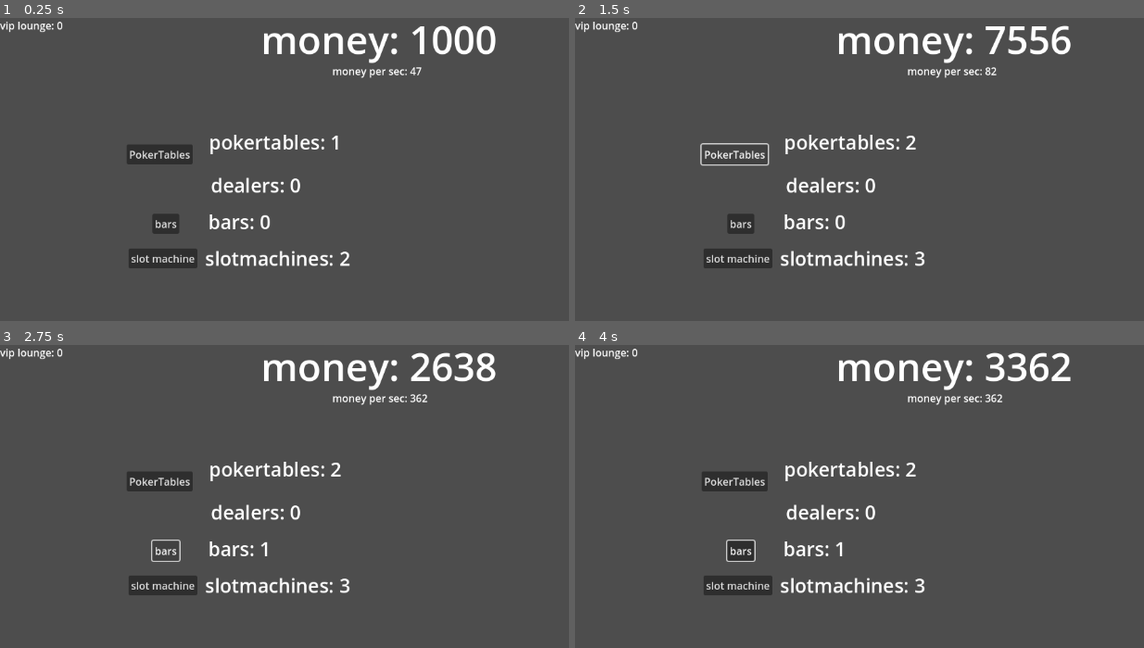
Above: before the commit, frames 1-4 (two rows, left to right).
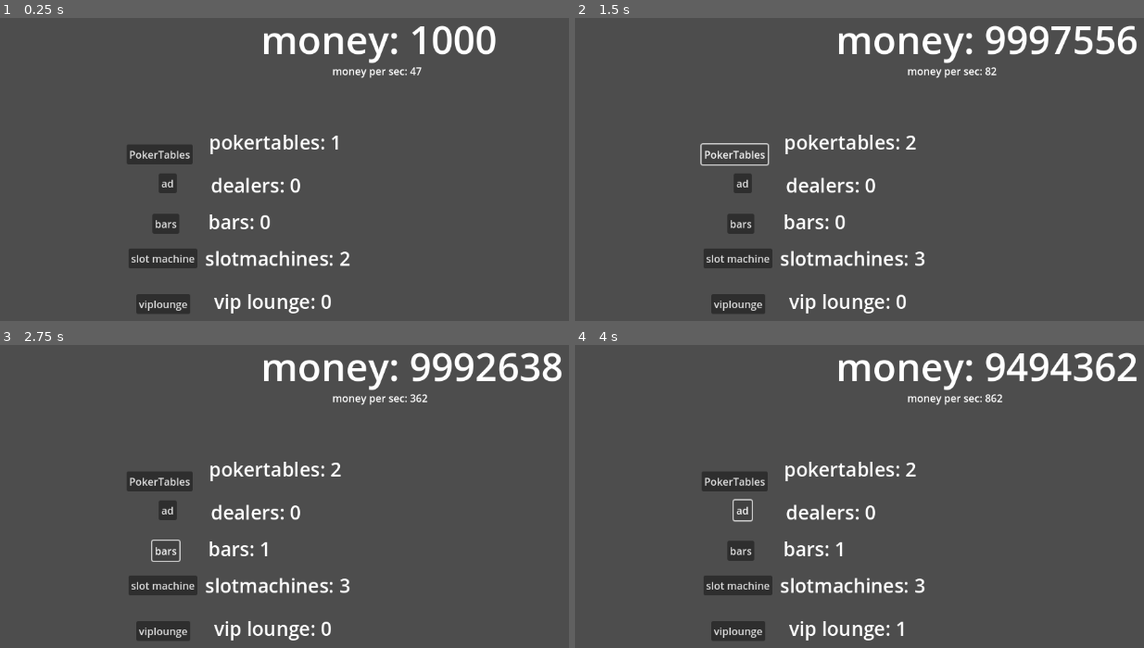
Above: after the commit, the same moments.

Repository: newdevtoo/you-are-the-casino
Game: Godot game, scene res://scenes/playing/playing.tscn
The game is run twice, just before and just after one commit, with the same random seed, the same clock (stepped at 60 frames per second) and the same inputs. The project has no main scene, so this scene is started directly.
Inputs (mouse positions are in pixels of both pictures, inside the frame that each line leads up to):
- Up to frame 1 (0.25 s): no input
- Up to frame 2 (1.5 s): click "slot machine" at 0.5 s; click "PokerTables" at 1.25 s
- Up to frame 3 (2.75 s): click "bars" at 2 s
- Up to frame 4 (4 s): click (740, 629) at 2.75 s, where only the run after the commit has a clickable "viplounge"; click (740, 511) at 3.5 s, where only the run after the commit has a clickable "ad"

The runs differ from the first frame. In frame 1, 1.3% of the frame differs, in the area x 0-59%, y 1-98%; in frame 2, 2.5%; in frame 3, 2.5%; in frame 4, 2.5%, in the area x 0-99%, y 1-98%.
Error after the commit: Invalid call. Nonexistent function 'hide' in base 'Timer'. (res://scenes/playing/playing.gd:73)

Commit message:
added base ad button and vip lounge
and bar and i added a cap about to work on making the ad byrron comes randomly

Diff:
--- a/you-are-the-casino/scenes/playing/playing.gd
+++ b/you-are-the-casino/scenes/playing/playing.gd
@@ -7,6 +7,7 @@
 @onready var bars: Label = $labels/bar
 @onready var moneypersec: Label = $labels/moneypersec
 @onready var viplounge: Label = $labels/viplounge
+@onready var adtimer: Timer = $timers/adtimer
 
 
 func _process(delta: float) -> void:
@@ -50,13 +51,34 @@
 		label.text = "money: " + str(Gamemanager.money)
 
 func _on_bars_pressed() -> void:
-	if Gamemanager.money > 4999:
+	if Gamemanager.money > 4999 and Gamemanager.bar < 1:
 		Gamemanager.money -= 5000
 		Gamemanager.running_costs_per_second += 20
 		Gamemanager.bar +=1
 		Gamemanager.income_multiplier += 3
 		Gamemanager.total_buildings += 1
 		label.text = "money: " + str(Gamemanager.money)
+
+func _on_viplounge_pressed() -> void:
+	if Gamemanager.money > 499999 and Gamemanager.vip < 1:
+		Gamemanager.money -= 500000
+		Gamemanager.running_costs_per_second += 1000
+		Gamemanager.vip +=1
+		Gamemanager.income_multiplier += 15
+		Gamemanager.total_buildings += 1
+		label.text = "money: " + str(Gamemanager.money)
+
+func _on_ad_pressed() -> void:
+	if Gamemanager.money >= 1000000:
+		adtimer.hide()
+		adtimer.start()
+		Gamemanager.money -= 1000000
+		Gamemanager.income_multiplier += 25
+		label.text = "money: " + str(Gamemanager.money)
+
+func _on_adtimer_timeout() -> void:
+	Gamemanager.income_multiplier -= 25
+	label.text = "money: " + str(Gamemanager.money)
 
 
 
--- a/you-are-the-casino/scenes/playing/playing.tscn
+++ b/you-are-the-casino/scenes/playing/playing.tscn
@@ -59,39 +59,65 @@
 text = "bars:"
 
 [node name="viplounge" type="Label" parent="labels"]
-offset_right = 40.0
-offset_bottom = 23.0
+offset_left = 333.0
+offset_top = 420.0
+offset_right = 475.0
+offset_bottom = 462.0
+theme_override_font_sizes/font_size = 30
+text = "viplounge:0"
 
 [node name="timers" type="Node2D" parent="."]
 
 [node name="addmoney" type="Timer" parent="timers"]
 autostart = true
 
-[node name="slotmac" type="Button" parent="."]
+[node name="adtimer" type="Timer" parent="timers"]
+wait_time = 30.0
+
+[node name="buttons" type="Node2D" parent="."]
+
+[node name="slotmac" type="Button" parent="buttons"]
 offset_left = 200.0
 offset_top = 359.0
 offset_right = 307.0
 offset_bottom = 390.0
 text = "slot machine"
 
-[node name="pokertable" type="Button" parent="."]
+[node name="pokertable" type="Button" parent="buttons"]
 offset_left = 197.0
 offset_top = 197.0
 offset_right = 300.0
 offset_bottom = 228.0
 text = "PokerTables"
 
-[node name="bars" type="Button" parent="."]
+[node name="bars" type="Button" parent="buttons"]
 offset_left = 237.0
 offset_top = 305.0
 offset_right = 279.0
 offset_bottom = 336.0
 text = "bars"
 
+[node name="viplounge" type="Button" parent="buttons"]
+offset_left = 212.0
+offset_top = 430.0
+offset_right = 296.0
+offset_bottom = 461.0
+text = "viplounge"
+
+[node name="ad" type="Button" parent="buttons"]
+offset_left = 247.0
+offset_top = 242.0
+offset_right = 275.0
+offset_bottom = 273.0
+text = "ad"
+
 [node name="Button" type="Node2D" parent="."]
 position = Vector2(603, 246)
 
 [connection signal="timeout" from="timers/addmoney" to="." method="_on_addmoney_timeout"]
-[connection signal="pressed" from="slotmac" to="." method="_on_button_pressed"]
-[connection signal="pressed" from="pokertable" to="." method="_on_pokertable_pressed"]
-[connection signal="pressed" from="bars" to="." method="_on_bars_pressed"]
+[connection signal="timeout" from="timers/adtimer" to="." method="_on_adtimer_timeout"]
+[connection signal="pressed" from="buttons/slotmac" to="." method="_on_button_pressed"]
+[connection signal="pressed" from="buttons/pokertable" to="." method="_on_pokertable_pressed"]
+[connection signal="pressed" from="buttons/bars" to="." method="_on_bars_pressed"]
+[connection signal="pressed" from="buttons/viplounge" to="." method="_on_viplounge_pressed"]
+[connection signal="pressed" from="buttons/ad" to="." method="_on_ad_pressed"]
--- a/you-are-the-casino/script/managers/gamemanager.gd
+++ b/you-are-the-casino/script/managers/gamemanager.gd
@@ -5,7 +5,7 @@
 var casino_name: String = "My Casino"
 
 # Money
-var money: int = 10000
+var money: int = 10000000
 var income_per_second: int = 55
 var income_multiplier: int = 1
 var running_costs_per_second: int = 8
